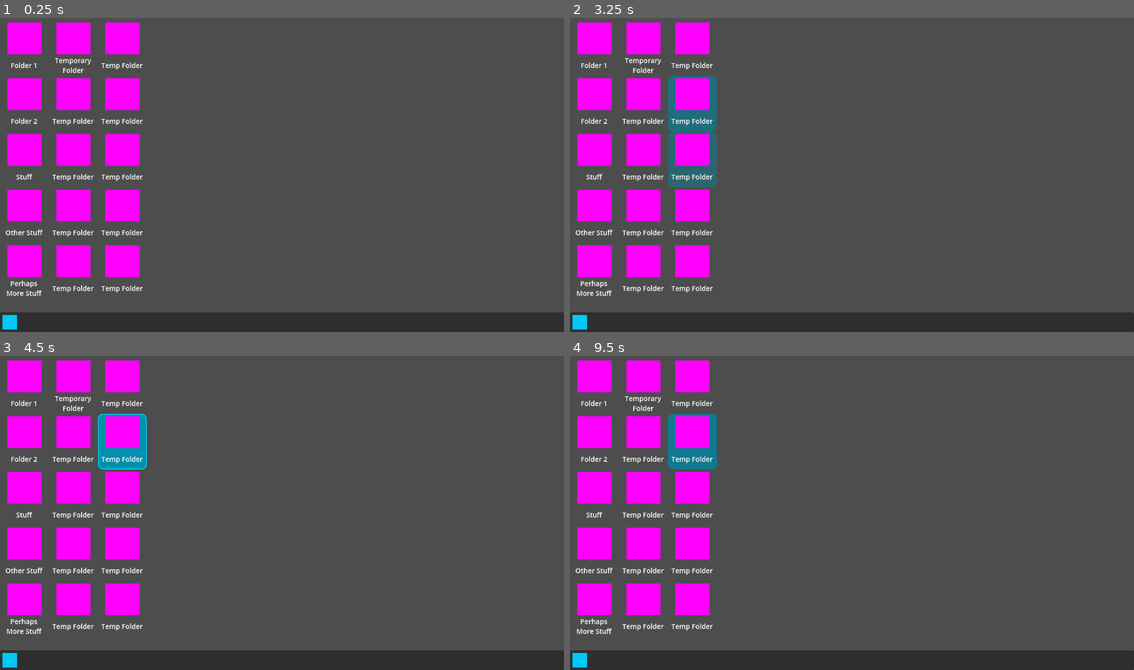
Above: before the commit, frames 1-4 (two rows, left to right).
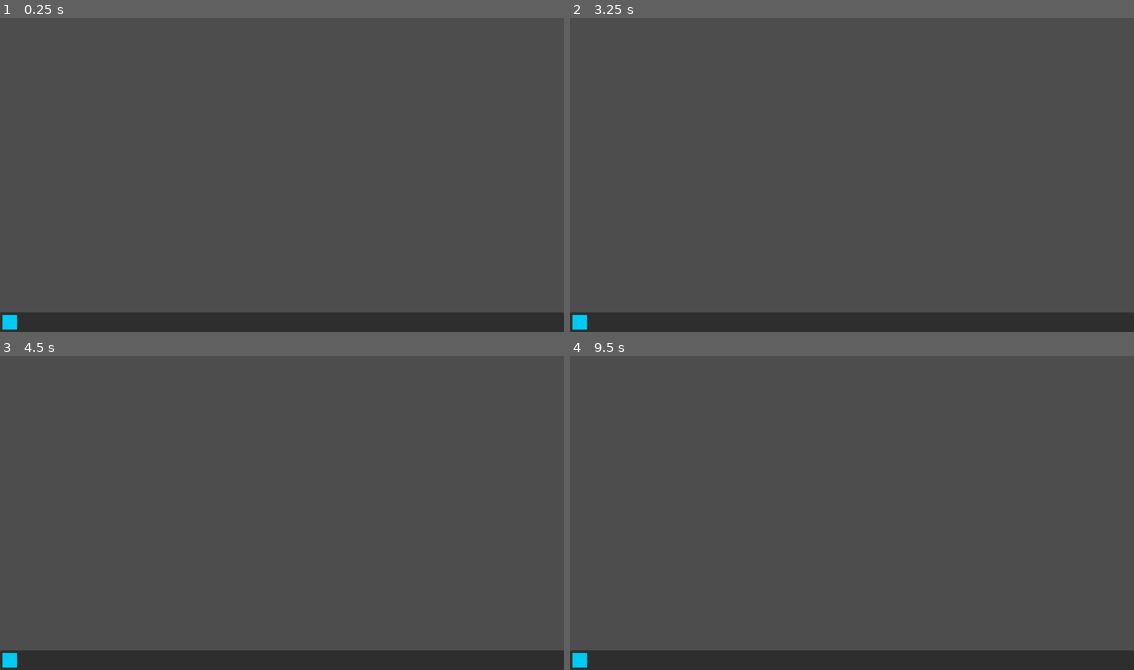
Above: after the commit, the same moments.

Repository: popcar2/GodotOS
Game: Godot game, scene res://Scenes/Main/MainScene.tscn
Same seed, same stepped clock (60 frames per second), same inputs: the game is played once before the commit and once after it.
Inputs (mouse positions are in pixels of both pictures, inside the frame that each line leads up to):
- Up to frame 1 (0.25 s): no input
- Up to frame 2 (3.25 s): tap Enter at 0.5, 2 s; move the mouse to (976, 159) at 0.52 s; click (976, 159) at 0.67 s; tap Space at 1.25, 2.75 s; drag from (739, 190) to (823, 237) at 1.27 s; move the mouse to (908, 102) at 2.02 s; click (908, 102) at 2.17 s; drag from (823, 237) to (682, 124) at 2.77 s
- Up to frame 3 (4.5 s): move the mouse to (451, 560) at 3.52 s; click (451, 560) at 3.67 s; tap Enter at 4.25 s; drag from (112, 462) to (197, 431) at 4.27 s
- Up to frame 4 (9.5 s): tap Space at 5 s; move the mouse to (880, 513) at 5.02 s; click (880, 513) at 5.17 s; drag from (767, 431) to (739, 528) at 5.77 s; move the mouse to (976, 497) at 6.52 s; click (976, 497) at 6.67 s; drag from (739, 528) to (823, 575) at 7.27 s; move the mouse to (908, 440) at 8.02 s; click (908, 440) at 8.17 s; drag from (823, 575) to (682, 462) at 8.77 s

The runs differ from the first frame. In frame 1, 11% of the frame differs, in the area x 1-26%, y 1-89%; in frame 2, 12%, in the area x 1-27%, y 1-89%; in frame 3, 11%; in frame 4, 11%.

Commit message:
Highlight window title when selected, minor refactor

Diff:
--- a/Scenes/Main/MainScene.tscn
+++ b/Scenes/Main/MainScene.tscn
@@ -1,6 +1,5 @@
-[gd_scene load_steps=4 format=3 uid="uid://bmjyglrsf04uo"]
+[gd_scene load_steps=3 format=3 uid="uid://bmjyglrsf04uo"]
 
-[ext_resource type="PackedScene" uid="uid://dci6t0fj42xpv" path="res://Scenes/Desktop/folder.tscn" id="1_bqso0"]
 [ext_resource type="Script" path="res://Scenes/Main/folder_manager.gd" id="1_c0q37"]
 [ext_resource type="PackedScene" uid="uid://cfj5p5pgfnywp" path="res://Scenes/Taskbar/taskbar.tscn" id="2_35ao4"]
 
@@ -30,57 +29,6 @@
 theme_override_constants/h_separation = 20
 script = ExtResource("1_c0q37")
 
-[node name="Folder" parent="MarginContainer/VFlowContainer" instance=ExtResource("1_bqso0")]
-layout_mode = 2
-folder_name = "Folder 1"
-
-[node name="Folder2" parent="MarginContainer/VFlowContainer" instance=ExtResource("1_bqso0")]
-layout_mode = 2
-folder_name = "Folder 2"
-
-[node name="Folder3" parent="MarginContainer/VFlowContainer" instance=ExtResource("1_bqso0")]
-layout_mode = 2
-folder_name = "Stuff"
-
-[node name="Folder4" parent="MarginContainer/VFlowContainer" instance=ExtResource("1_bqso0")]
-layout_mode = 2
-folder_name = "Other Stuff"
-
-[node name="Folder5" parent="MarginContainer/VFlowContainer" instance=ExtResource("1_bqso0")]
-layout_mode = 2
-folder_name = "Perhaps More Stuff"
-
-[node name="Folder6" parent="MarginContainer/VFlowContainer" instance=ExtResource("1_bqso0")]
-layout_mode = 2
-folder_name = "Temporary Folder"
-
-[node name="Folder7" parent="MarginContainer/VFlowContainer" instance=ExtResource("1_bqso0")]
-layout_mode = 2
-
-[node name="Folder8" parent="MarginContainer/VFlowContainer" instance=ExtResource("1_bqso0")]
-layout_mode = 2
-
-[node name="Folder9" parent="MarginContainer/VFlowContainer" instance=ExtResource("1_bqso0")]
-layout_mode = 2
-
-[node name="Folder10" parent="MarginContainer/VFlowContainer" instance=ExtResource("1_bqso0")]
-layout_mode = 2
-
-[node name="Folder11" parent="MarginContainer/VFlowContainer" instance=ExtResource("1_bqso0")]
-layout_mode = 2
-
-[node name="Folder12" parent="MarginContainer/VFlowContainer" instance=ExtResource("1_bqso0")]
-layout_mode = 2
-
-[node name="Folder13" parent="MarginContainer/VFlowContainer" instance=ExtResource("1_bqso0")]
-layout_mode = 2
-
-[node name="Folder14" parent="MarginContainer/VFlowContainer" instance=ExtResource("1_bqso0")]
-layout_mode = 2
-
-[node name="Folder15" parent="MarginContainer/VFlowContainer" instance=ExtResource("1_bqso0")]
-layout_mode = 2
-
 [node name="Taskbar" parent="." instance=ExtResource("2_35ao4")]
 layout_mode = 1
 offset_top = 0.0
--- a/Scenes/Window/window.gd
+++ b/Scenes/Window/window.gd
@@ -11,15 +11,14 @@
 
 var is_being_deleted: bool
 var is_minimized: bool
-var is_selected: bool = true
+var is_selected: bool
 
 signal minimized(is_minimized: bool)
 signal deleted()
 
 func _ready():
 	num_of_windows += 1
-	deselect_other_windows()
-	get_parent().move_child(self, num_of_windows)
+	select_window(false)
 
 	$"Top Bar/Title Text".text = " ".join(title_text.split("\n"))
 
@@ -37,12 +36,12 @@
 
 func _gui_input(event: InputEvent):
 	if event is InputEventMouseButton and event.button_index == 1 and event.is_pressed():
-		select_window()
+		select_window(true)
 
 func _on_top_bar_gui_input(event):
 	if event is InputEventMouseButton and event.button_index == 1:
 		if event.is_pressed():
-			select_window()
+			select_window(true)
 			is_dragging = true
 			start_drag_position = global_position
 			mouse_start_drag_position = get_global_mouse_position()
@@ -84,9 +83,7 @@
 	if !is_minimized:
 		return
 
-	is_selected = true
-	get_parent().move_child(self, num_of_windows)
-	deselect_other_windows()
+	select_window(false)
 
 	is_minimized = false
 	minimized.emit(is_minimized)
@@ -98,14 +95,19 @@
 	tween.tween_property(self, "position:y", position.y - 20, 0.25)
 	tween.tween_property(self, "modulate:a", 1, 0.25)
 
-func select_window():
+func select_window(play_fade_animation: bool):
 	if is_selected:
 		return
 
 	is_selected = true
+
 	var tween: Tween = create_tween()
+	tween.set_parallel(true)
 	tween.set_trans(Tween.TRANS_CUBIC)
-	tween.tween_property(self, "modulate:a", 1, 0.1)
+	tween.tween_property($"Top Bar/Title Text", "modulate", Color("3cffff"), 0.25)
+	if play_fade_animation:
+		tween.tween_property(self, "modulate:a", 1, 0.1)
+
 	get_parent().move_child(self, num_of_windows)
 
 	deselect_other_windows()
@@ -116,8 +118,10 @@
 
 	is_selected = false
 	var tween: Tween = create_tween()
+	tween.set_parallel(true)
 	tween.set_trans(Tween.TRANS_CUBIC)
 	tween.tween_property(self, "modulate:a", 0.75, 0.25)
+	tween.tween_property($"Top Bar/Title Text", "modulate", Color.WHITE, 0.25)
 
 func deselect_other_windows():
 	for window in get_tree().get_nodes_in_group("window"):
